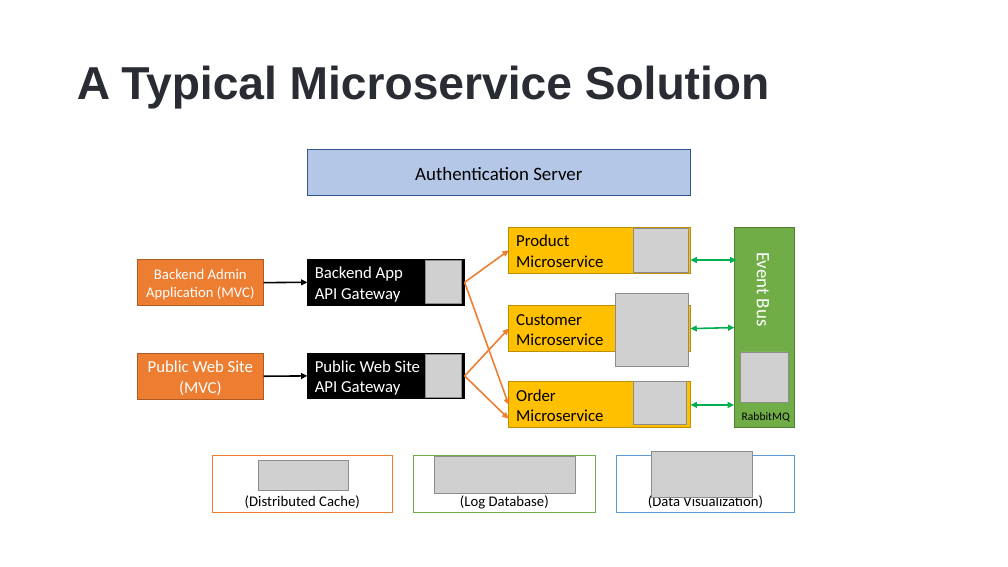
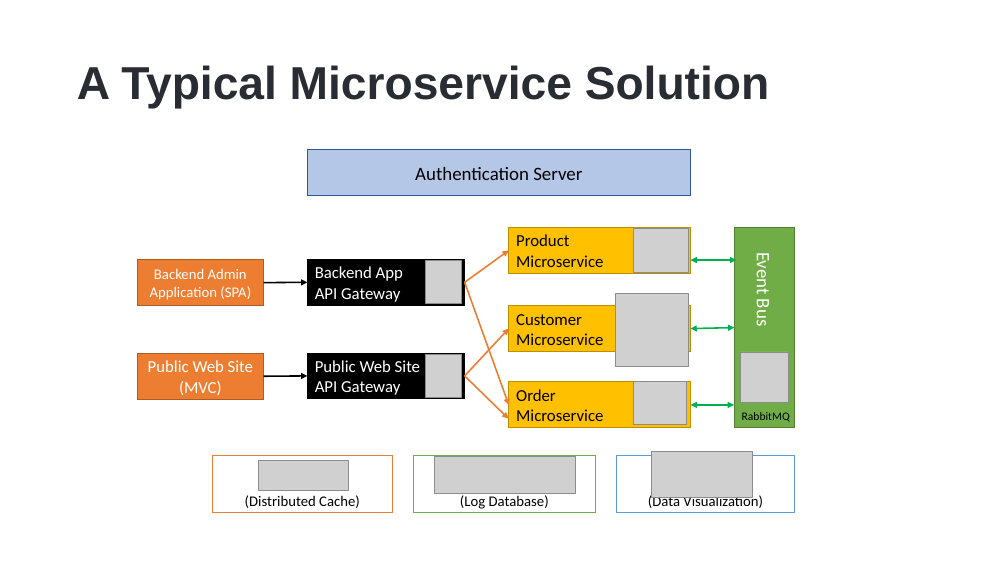
Before and after one commit to hikalkan/presentations, a slide deck: slide 5 of 2023-05-10 ABP Conf 2023 Developing with Kubernetes/Developing with Kubernetes.pptx. Drawn at 1008x567 pixels with LibreOffice and Linux fonts; fonts in the diff are those of the drawing; grey boxes stand for pictures; background and template pictures are left out. Boxes give left, top, right and bottom in pixels: in the first picture for what was removed or moved away, otherwise in the second. Text is boxed around its words. In the diff, an @@ line names an element or a change of style, - is before the commit and + after.

```diff
--- a/2023-05-10 ABP Conf 2023 Developing with Kubernetes/Developing with Kubernetes.pptx
+++ b/2023-05-10 ABP Conf 2023 Developing with Kubernetes/Developing with Kubernetes.pptx
@@ text in rectangle at box(150, 268, 251, 300): text changed @@
-Backend Admin Application (MVC)
+Backend Admin Application (SPA)
```
